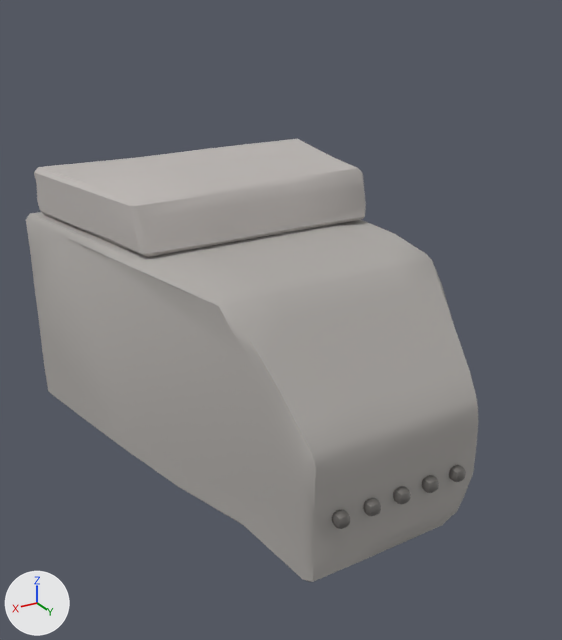
An edit to the glTF model unity/Assets/LastBell/Areas/Area2/Models/SM_Area2_RimTooth_Big_B.glb, drawn before and after from the same camera.
Rendered twice from a camera (50 mm lens) standing at (2.11, 2.41, 2.62) and looking at (0.01, -1.09, 0.87). Arrows for +X, +Y and +Z are at lower left; the lights stay in place. The first picture is the older version. Vertices at exactly the same position are counted once.

The first picture shows 'SM_Area2_RimTooth_Big_B'.
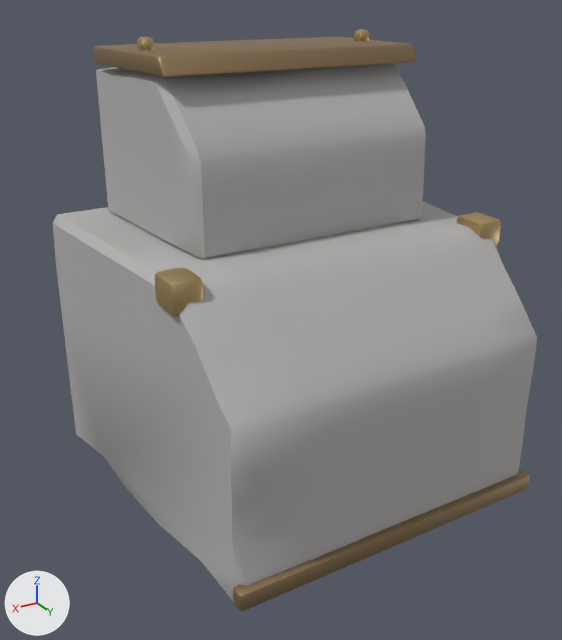
Diff of the bpy script that builds the scene:
```diff
--- a/unity/Assets/LastBell/Areas/Area2/Models/SM_Area2_RimTooth_Big_B.glb.py
+++ b/unity/Assets/LastBell/Areas/Area2/Models/SM_Area2_RimTooth_Big_B.glb.py
@@ mat_darkbrass @@
+mat_darkbrass = principled_material('DarkBrass')
+mat_darkbrass.base_color = (0.32, 0.22, 0.12)  # brown #998161
+mat_darkbrass.metallic = 0.8
+mat_darkbrass.roughness = 0.55
@@ mat_brass @@
+mat_brass = principled_material('Brass')
+mat_brass.base_color = (0.55, 0.4, 0.18)  # brown #c4aa76
+mat_brass.metallic = 0.85
+mat_brass.roughness = 0.45
@@ mat_rimstone @@
+mat_rimstone = principled_material('RimStone')
+mat_rimstone.base_color = (0.45, 0.44, 0.43)  # grey #b3b1af
+mat_rimstone.roughness = 0.8
@@ me_sm_area2_rimtooth_big_b @@
 # used by ob_sm_area2_rimtooth_big_b; location = (0.0, 0.0, 0.0)
-me_sm_area2_rimtooth_big_b.from_pydata(...)  # 662 vertices, 1292 faces; spans x -1.04..1.04, y -2.55..0.06, z 0.0..1.6
-me_sm_area2_rimtooth_big_b.materials.append(mat_stone)  # grey #adaaa6
-me_sm_area2_rimtooth_big_b.materials.append(mat_masonry)  # grey #bcb6b3
-me_sm_area2_rimtooth_big_b.materials.append(mat_iron)  # grey #817e7c
+me_sm_area2_rimtooth_big_b.from_pydata(...)  # 676 vertices, 1320 faces; spans x -1.05..1.05, y -1.9..0.04, z 0.0..2.4
+# me_sm_area2_rimtooth_big_b part 1: the loose piece of 56 vertices spanning x -0.63..0.63, y -2.51..-1.96, z 1.28..1.34 is scaled about its middle by (1.44, 0.109, 1.92), then moved by (0.0, 2.23, -1.19), in mat_darkbrass (brown #998161)
+# me_sm_area2_rimtooth_big_b part 2: the loose piece of 56 vertices spanning x -0.39..-0.32, y -0.02..0.06, z 0.32..0.4 is moved by (-0.28, -1.33, 2.0), in mat_brass (brown #c4aa76)
+# me_sm_area2_rimtooth_big_b part 3: the loose piece of 56 vertices spanning x 0.32..0.39, y -0.02..0.06, z 0.32..0.4 is moved by (0.28, -1.33, 2.0), in mat_brass (brown #c4aa76)
+# me_sm_area2_rimtooth_big_b part 4: the loose piece of 230 vertices spanning x -1.04..1.04, y -2.55..0.0, z 0.0..1.3 is rebuilt with 230 vertices and now spans x -1.05..1.05, y -1.9..0.0, z 0.0..1.45, in mat_rimstone (grey #b3b1af)
+# me_sm_area2_rimtooth_big_b part 5: a new loose piece of 110 vertices spanning x -0.75..0.75, y -1.79..-0.72, z 1.43..2.25, in mat_rimstone (grey #b3b1af)
+# me_sm_area2_rimtooth_big_b part 6: a new loose piece of 56 vertices spanning x -0.77..0.77, y -1.71..-0.92, z 2.25..2.34, in mat_darkbrass (brown #998161)
+# me_sm_area2_rimtooth_big_b part 7: a new loose piece of 56 vertices spanning x -0.95..-0.79, y -0.61..-0.41, z 1.33..1.49, in mat_brass (brown #c4aa76)
+# me_sm_area2_rimtooth_big_b part 8: a new loose piece of 56 vertices spanning x 0.79..0.95, y -0.61..-0.41, z 1.33..1.49, in mat_brass (brown #c4aa76)
+# me_sm_area2_rimtooth_big_b part 9: the loose piece of 96 vertices spanning x -0.97..0.97, y -2.47..-1.28, z 1.3..1.6 is deleted
+# me_sm_area2_rimtooth_big_b part 10: the loose piece of 56 vertices spanning x 0.14..0.22, y -0.02..0.06, z 0.32..0.4 is deleted
+# me_sm_area2_rimtooth_big_b part 11: the loose piece of 56 vertices spanning x -0.04..0.04, y -0.02..0.06, z 0.32..0.4 is deleted
+# me_sm_area2_rimtooth_big_b part 12: the loose piece of 56 vertices spanning x -0.22..-0.14, y -0.02..0.06, z 0.32..0.4 is deleted
+me_sm_area2_rimtooth_big_b.materials.append(mat_rimstone)  # grey #b3b1af
+me_sm_area2_rimtooth_big_b.materials.append(mat_darkbrass)  # brown #998161
+me_sm_area2_rimtooth_big_b.materials.append(mat_brass)  # brown #c4aa76
```

Changed parts and their boxes (x1, y1, x2, y2) in the pictures (562 x 640 px; the box of a moved part takes in the faces that stretch with it):
'SM_Area2_RimTooth_Big_B', reshaped (7% wider, 31% taller)
    before: (26, 139, 478, 582)
    after: (53, 29, 537, 611)
part 1 of me_sm_area2_rimtooth_big_b, moved or reshaped (not visible before)
    after: (233, 470, 529, 611)
part 2 of me_sm_area2_rimtooth_big_b, moved or reshaped
    before: (449, 465, 466, 482)
    after: (354, 29, 369, 41)
part 3 of me_sm_area2_rimtooth_big_b, moved or reshaped
    before: (332, 510, 350, 529)
    after: (137, 37, 154, 50)
part 4 of me_sm_area2_rimtooth_big_b, rebuilt (7% wider, 8% taller)
    before: (26, 212, 478, 582)
    after: (53, 201, 537, 602)
part 5 of me_sm_area2_rimtooth_big_b, added
    after: (96, 64, 426, 259)
part 6 of me_sm_area2_rimtooth_big_b, added (brown)
    after: (93, 36, 416, 77)
part 7 of me_sm_area2_rimtooth_big_b, added (brown)
    after: (457, 212, 501, 246)
part 8 of me_sm_area2_rimtooth_big_b, added (brown)
    after: (155, 267, 203, 316)
part 9 of me_sm_area2_rimtooth_big_b, deleted
    before: (34, 139, 366, 257)
part 10 of me_sm_area2_rimtooth_big_b, deleted
    before: (363, 498, 381, 516)
part 11 of me_sm_area2_rimtooth_big_b, deleted
    before: (393, 486, 411, 504)
part 12 of me_sm_area2_rimtooth_big_b, deleted
    before: (422, 475, 439, 493)
